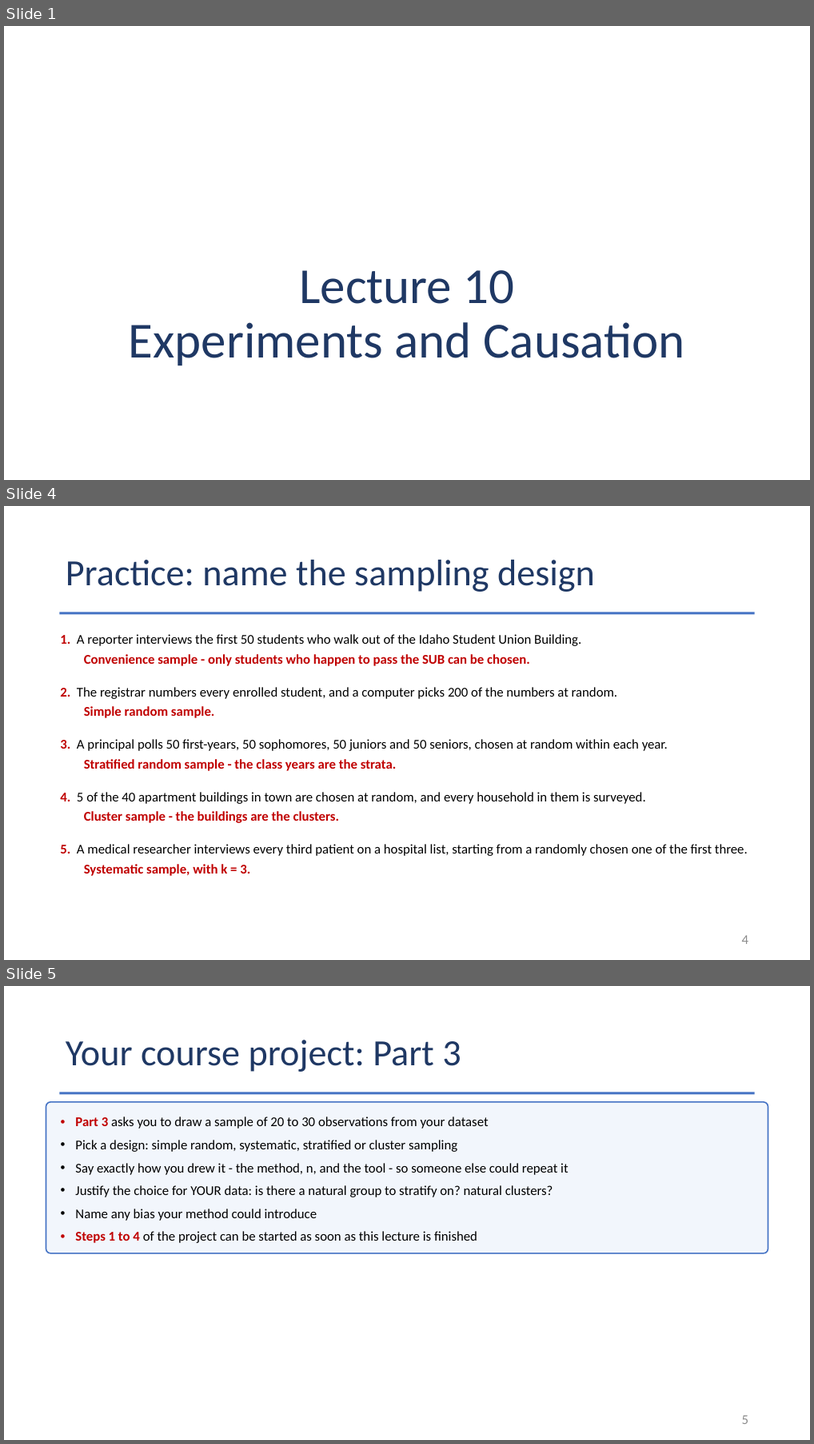
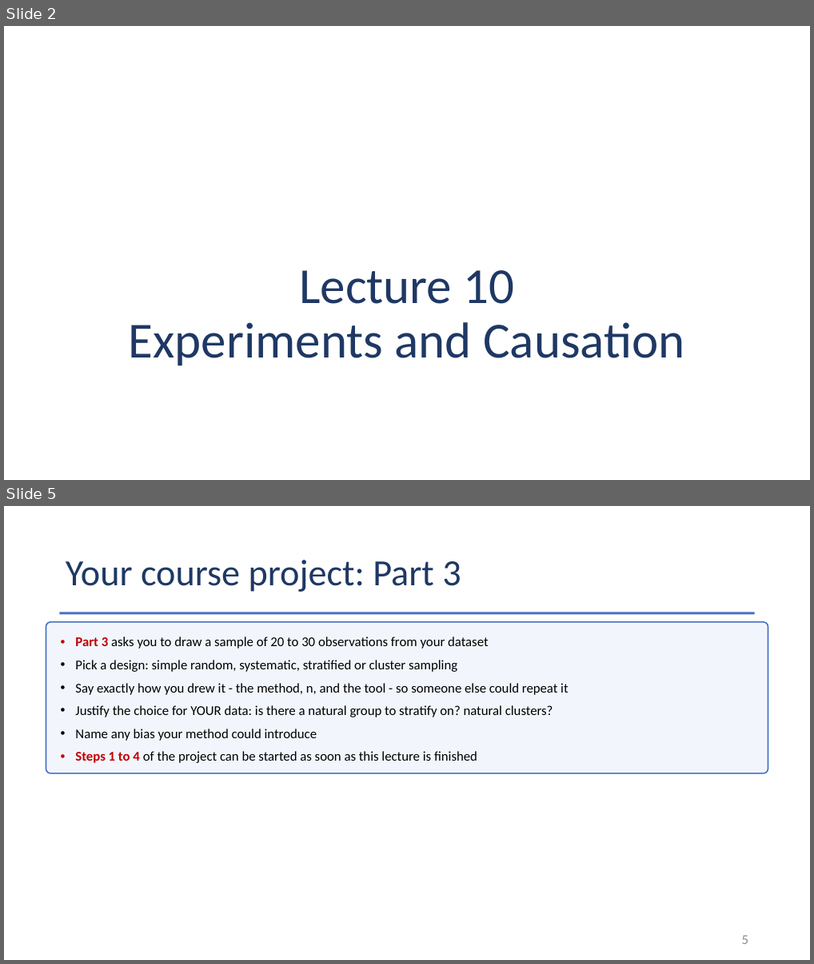
Before and after one commit to Jarred6068/Kvamme_UI_STAT251, a slide deck: docs/lecture_slides/Week 5/Week5_Lecture10_Slides_9_23_2026.pptx. Shown one above the other, each under a label of ours: slides 1, 4 and 5 before the commit, slides 2 and 5 after it; the slides between them are not shown. The pictures are 814x1444 and 814x964 pixels, drawn with LibreOffice and Linux fonts; fonts in the diff are those of the drawing. Boxes give left, top, right and bottom in pixels: in the first picture for what was removed or moved away, otherwise in the second. Text is boxed around its words. In the diff, an @@ line names an element or a change of style, - is before the commit and + after.

```diff
--- a/docs/lecture_slides/Week 5/Week5_Lecture10_Slides_9_23_2026.pptx
+++ b/docs/lecture_slides/Week 5/Week5_Lecture10_Slides_9_23_2026.pptx
@@ slide 4 removed at (4, 506, 810, 960), background #FFFFFF @@
@@ title removed at (66, 560, 595, 592) @@
-Practice: name the sampling design
@@ rectangle removed at (60, 612, 755, 614) @@
@@ text removed at (60, 634, 582, 646) @@
-1. A reporter interviews the first 50 students who walk out of the Idaho Student Union Building.
@@ text removed at (84, 654, 530, 666) @@
-Convenience sample - only students who happen to pass the SUB can be chosen.
@@ text removed at (60, 687, 618, 699) @@
-2. The registrar numbers every enrolled student, and a computer picks 200 of the numbers at random.
@@ text removed at (84, 706, 215, 718) @@
-Simple random sample.
@@ text removed at (60, 739, 668, 751) @@
-3. A principal polls 50 first-years, 50 sophomores, 50 juniors and 50 seniors, chosen at random within each year.
@@ text removed at (84, 759, 396, 771) @@
-Stratified random sample - the class years are the strata.
@@ text removed at (60, 792, 646, 804) @@
-4. 5 of the 40 apartment buildings in town are chosen at random, and every household in them is surveyed.
@@ text removed at (84, 811, 339, 823) @@
-Cluster sample - the buildings are the clusters.
@@ text removed at (60, 844, 748, 856) @@
-5. A medical researcher interviews every third patient on a hospital list, starting from a randomly chosen one of the first three.
@@ text removed at (84, 864, 250, 876) @@
-Systematic sample, with k = 3.
@@ page number removed at (742, 935, 749, 944) @@
-4
@@ what was slide 1 is now slide 2 @@
```
Also in this commit, not shown: 4 slides changed, 3 slides added, 3 other slides removed, 28 other files.
